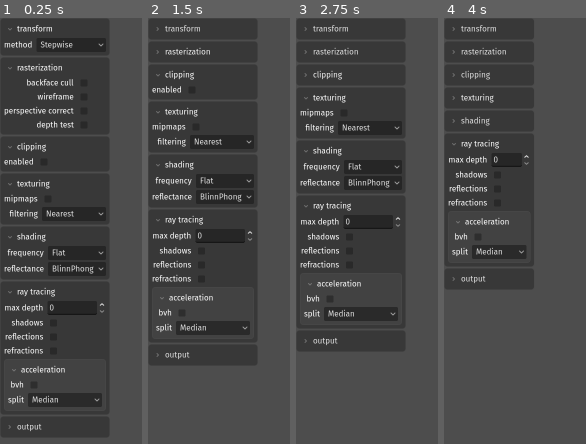
Above: before the commit, frames 1-4 (left to right).
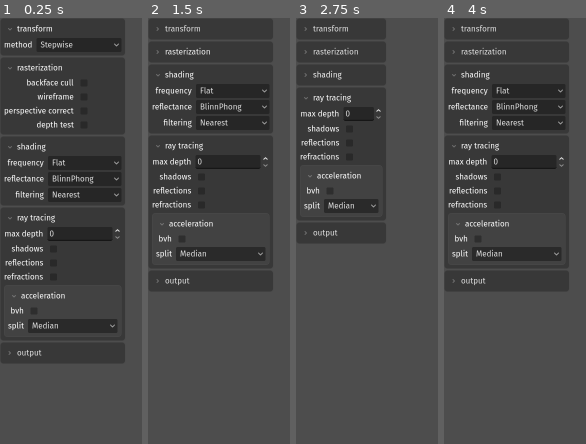
Above: after the commit, the same moments.

Repository: mais-um-vini-vanelli/tcc2
Game: Godot game, scene res://properties/scene_form.tscn
Two runs of this game, one before a commit and one after it. Both use one fixed random seed, a clock stepped at 60 frames per second and the inputs below. This scene is started directly instead of the project's main scene.
Inputs (mouse positions are in pixels of both pictures, inside the frame that each line leads up to):
- Up to frame 1 (0.25 s): no input
- Up to frame 2 (1.5 s): click "transform" at 0.5 s; click "rasterization" at 1.25 s
- Up to frame 3 (2.75 s): click (351, 73) at 2 s, where only the run before the commit has a clickable "clipping"
- Up to frame 4 (4 s): click "shading" at 2.75 s; click (490, 98) at 3.5 s, where only the run before the commit has a clickable "texturing"

The runs differ from the first frame. In frame 1, 11% of the frame differs, in the area x 2-86%, y 4-97%; in frame 2, 11%; in frame 3, 9.4%; in frame 4, 7.8%.

Commit message:
Corrigir API; mover mais uma parte da teoria para docs.

Diff:
--- a/editor/properties/material_section.tscn
+++ b/editor/properties/material_section.tscn
@@ -351,4 +351,4 @@
 min_value = 1.0
 max_value = 3.0
 step = 0.01
-value = 1.0
+value = 1.5
--- a/editor/properties/scene_form.gd
+++ b/editor/properties/scene_form.gd
@@ -8,13 +8,9 @@
 	bind(%perspective_correct, node, &"perspective_correct")
 	bind(%depth_test, node, &"depth_test")
 
-	bind(%clipping_enabled, node, &"clipping_enabled")
-
-	bind(%mipmaps, node, &"mipmaps")
-	bind(%filtering, node, &"filtering")
-
 	bind(%shading_frequency, node, &"shading_frequency")
 	bind(%reflectance_model, node, &"reflectance_model")
+	bind(%filtering, node, &"filtering")
 
 	bind(%max_depth, node, &"max_depth")
 	bind(%shadows, node, &"shadows")
@@ -26,7 +22,6 @@
 
 	bind(%width, node, &"width")
 	bind(%height, node, &"height")
-	bind(%background_enabled, node, &"background_enabled")
 	bind(%background, node, &"background")
 	bind(%exposure, node, &"exposure")
 	bind(%tonemap, node, &"tonemap")
--- a/editor/properties/scene_form.tscn
+++ b/editor/properties/scene_form.tscn
@@ -121,102 +121,6 @@
 layout_mode = 2
 size_flags_horizontal = 0
 
-[node name="Clipping" type="PanelContainer" parent="." unique_id=1770694223]
-layout_mode = 2
-theme_override_styles/panel = ExtResource("2_l766n")
-script = ExtResource("3_mnwxo")
-
-[node name="Stack" type="VBoxContainer" parent="Clipping" unique_id=860160816]
-layout_mode = 2
-theme_override_constants/separation = 4
-
-[node name="Header" type="Button" parent="Clipping/Stack" unique_id=692633822]
-layout_mode = 2
-focus_mode = 0
-theme_override_constants/h_separation = 6
-toggle_mode = true
-button_pressed = true
-text = "clipping"
-flat = true
-alignment = 0
-
-[node name="Body" type="VBoxContainer" parent="Clipping/Stack" unique_id=987272862]
-layout_mode = 2
-theme_override_constants/separation = 4
-
-[node name="Rows" type="GridContainer" parent="Clipping/Stack/Body" unique_id=1741509112]
-layout_mode = 2
-theme_override_constants/h_separation = 8
-theme_override_constants/v_separation = 4
-columns = 2
-
-[node name="ClippingEnabledLabel" type="Label" parent="Clipping/Stack/Body/Rows" unique_id=336728617]
-layout_mode = 2
-text = "enabled"
-horizontal_alignment = 2
-
-[node name="clipping_enabled" type="CheckBox" parent="Clipping/Stack/Body/Rows" unique_id=402968822]
-unique_name_in_owner = true
-layout_mode = 2
-size_flags_horizontal = 0
-
-[node name="Texturing" type="PanelContainer" parent="." unique_id=874125753]
-layout_mode = 2
-theme_override_styles/panel = ExtResource("2_l766n")
-script = ExtResource("3_mnwxo")
-
-[node name="Stack" type="VBoxContainer" parent="Texturing" unique_id=826656260]
-layout_mode = 2
-theme_override_constants/separation = 4
-
-[node name="Header" type="Button" parent="Texturing/Stack" unique_id=599121849]
-layout_mode = 2
-focus_mode = 0
-theme_override_constants/h_separation = 6
-toggle_mode = true
-button_pressed = true
-text = "texturing"
-flat = true
-alignment = 0
-
-[node name="Body" type="VBoxContainer" parent="Texturing/Stack" unique_id=150675984]
-layout_mode = 2
-theme_override_constants/separation = 4
-
-[node name="Rows" type="GridContainer" parent="Texturing/Stack/Body" unique_id=1275381526]
-layout_mode = 2
-theme_override_constants/h_separation = 8
-theme_override_constants/v_separation = 4
-columns = 2
-
-[node name="MipmapsLabel" type="Label" parent="Texturing/Stack/Body/Rows" unique_id=1679849871]
-layout_mode = 2
-text = "mipmaps"
-horizontal_alignment = 2
-
-[node name="mipmaps" type="CheckBox" parent="Texturing/Stack/Body/Rows" unique_id=1324664002]
-unique_name_in_owner = true
-layout_mode = 2
-size_flags_horizontal = 0
-
-[node name="FilteringLabel" type="Label" parent="Texturing/Stack/Body/Rows" unique_id=2051920277]
-layout_mode = 2
-text = "filtering"
-horizontal_alignment = 2
-
-[node name="filtering" type="OptionButton" parent="Texturing/Stack/Body/Rows" unique_id=809517507]
-unique_name_in_owner = true
-layout_mode = 2
-size_flags_horizontal = 3
-selected = 0
-item_count = 3
-popup/item_0/text = "Nearest"
-popup/item_0/id = 0
-popup/item_1/text = "Bilinear"
-popup/item_1/id = 1
-popup/item_2/text = "Trilinear"
-popup/item_2/id = 2
-
 [node name="Shading" type="PanelContainer" parent="." unique_id=917561160]
 layout_mode = 2
 theme_override_styles/panel = ExtResource("2_l766n")
@@ -278,6 +182,26 @@
 popup/item_0/text = "BlinnPhong"
 popup/item_0/id = 0
 
+[node name="FilteringLabel" type="Label" parent="Shading/Stack/Body/Rows" unique_id=2051920277]
+layout_mode = 2
+text = "filtering"
+horizontal_alignment = 2
+
+[node name="filtering" type="OptionButton" parent="Shading/Stack/Body/Rows" unique_id=809517507]
+unique_name_in_owner = true
+layout_mode = 2
+size_flags_horizontal = 3
+selected = 0
+item_count = 4
+popup/item_0/text = "Nearest"
+popup/item_0/id = 0
+popup/item_1/text = "Bilinear"
+popup/item_1/id = 1
+popup/item_2/text = "MipmapBilinear"
+popup/item_2/id = 2
+popup/item_3/text = "Trilinear"
+popup/item_3/id = 3
+
 [node name="RayTracing" type="PanelContainer" parent="." unique_id=214985006]
 layout_mode = 2
 theme_override_styles/panel = ExtResource("2_l766n")
@@ -461,16 +385,6 @@
 value = 1.0
 rounded = true
 
-[node name="BackgroundEnabledLabel" type="Label" parent="Output/Stack/Body/Rows" unique_id=86972473]
-layout_mode = 2
-text = "background enabled"
-horizontal_alignment = 2
-
-[node name="background_enabled" type="CheckBox" parent="Output/Stack/Body/Rows" unique_id=1347980473]
-unique_name_in_owner = true
-layout_mode = 2
-size_flags_horizontal = 0
-
 [node name="BackgroundLabel" type="Label" parent="Output/Stack/Body/Rows" unique_id=655665969]
 layout_mode = 2
 text = "background"
--- a/editor/tcc2_export.gd
+++ b/editor/tcc2_export.gd
@@ -698,16 +698,11 @@
 	return copy
 
 func _parameters(scene: Tcc2Scene) -> Dictionary:
-	const FILTERING := ["nearest", "bilinear", "trilinear"]
+	const FILTERING := ["nearest", "bilinear", "mipmap_bilinear", "trilinear"]
 	const FREQUENCY := ["flat", "gouraud", "phong"]
 	const REFLECTANCE := ["blinn_phong"]
 	const SPLIT := ["median", "sah"]
 	const TONEMAP := ["none", "reinhard"]
-
-	var background = null
-
-	if scene.background_enabled:
-		background = _linear(scene.background)
 
 	return {
 		"transform": {"method": "stepwise"},
@@ -717,14 +712,10 @@
 			"perspective_correct": scene.perspective_correct,
 			"depth_test": scene.depth_test,
 		},
-		"clipping": {"enabled": scene.clipping_enabled},
-		"texturing": {
-			"mipmaps": scene.mipmaps,
-			"filtering": FILTERING[scene.filtering],
-		},
 		"shading": {
 			"frequency": FREQUENCY[scene.shading_frequency],
 			"reflectance": REFLECTANCE[scene.reflectance_model],
+			"filtering": FILTERING[scene.filtering],
 		},
 		"ray_tracing": {
 			"max_depth": scene.max_depth,
@@ -739,7 +730,7 @@
 		"output": {
 			"width": scene.width,
 			"height": scene.height,
-			"background": background,
+			"background": _linear(scene.background),
 			"exposure": scene.exposure,
 			"tonemap": TONEMAP[scene.tonemap],
 		},
--- a/editor/tcc2_import.gd
+++ b/editor/tcc2_import.gd
@@ -272,19 +272,14 @@
 		scene.perspective_correct)
 	scene.depth_test = raster.get("depth_test", scene.depth_test)
 
-	scene.clipping_enabled = preset.get("clipping", {}) \
-		.get("enabled", scene.clipping_enabled)
-
-	var texturing: Dictionary = preset.get("texturing", {})
-	scene.mipmaps = texturing.get("mipmaps", scene.mipmaps)
-	scene.filtering = pick.call(["nearest", "bilinear", "trilinear"],
-		texturing.get("filtering"), scene.filtering)
-
 	var shading: Dictionary = preset.get("shading", {})
 	scene.shading_frequency = pick.call(["flat", "gouraud", "phong"],
 		shading.get("frequency"), scene.shading_frequency)
 	scene.reflectance_model = pick.call(["blinn_phong"],
 		shading.get("reflectance"), scene.reflectance_model)
+	scene.filtering = pick.call(
+		["nearest", "bilinear", "mipmap_bilinear", "trilinear"],
+		shading.get("filtering"), scene.filtering)
 
 	var tracing: Dictionary = preset.get("ray_tracing", {})
 	scene.max_depth = int(tracing.get("max_depth", scene.max_depth))
@@ -305,9 +300,8 @@
 		scene.tonemap)
 
 	var background = output.get("background")
-	scene.background_enabled = background != null
-
-	if background != null and background is Array and background.size() >= 3:
+
+	if background is Array and background.size() >= 3:
 		scene.background = Color(background[0], background[1], background[2]).linear_to_srgb()
 
 	return true
--- a/editor/tcc2_material.gd
+++ b/editor/tcc2_material.gd
@@ -38,7 +38,7 @@
 		transparency = value
 		changed.emit()
 
-var refractive_index: float = 1.0:
+var refractive_index: float = 1.5:
 	set(value):
 		refractive_index = value
 		changed.emit()
--- a/editor/tcc2_scene.gd
+++ b/editor/tcc2_scene.gd
@@ -1,7 +1,7 @@
 class_name Tcc2Scene extends Tcc2Node
 
 enum TransformMethod {STEPWISE}
-enum Filtering {NEAREST, BILINEAR, TRILINEAR}
+enum Filtering {NEAREST, BILINEAR, MIPMAP_BILINEAR, TRILINEAR}
 enum ShadingFrequency {FLAT, GOURAUD, PHONG}
 enum ReflectanceModel {BLINN_PHONG}
 enum BvhSplit {MEDIAN, SAH}
@@ -16,16 +16,10 @@
 var perspective_correct := true
 var depth_test := true
 
-# ClippingOptions
-var clipping_enabled := true
-
-# TextureOptions
-var mipmaps := true
-var filtering := Filtering.TRILINEAR
-
 # ShadingOptions
 var shading_frequency := ShadingFrequency.PHONG
 var reflectance_model := ReflectanceModel.BLINN_PHONG
+var filtering := Filtering.TRILINEAR
 
 # RayTracingOptions
 var max_depth := 5
@@ -40,7 +34,6 @@
 # OutputOptions
 var width := 800
 var height := 600
-var background_enabled := true
 var background := Color.BLACK
 var exposure := 1.0
 var tonemap := Tonemap.NONE
Not shown, added: docs/fundamentos/camera.md
Not shown, changed: docs/index.md
Not shown, added: docs/rasterizacao/frustum-e-recorte.md
Not shown, added: docs/rasterizacao/projecao.md
Not shown, added: docs/rasterizacao/triangulo.md
Not shown, added: docs/raytracing/bvh.md
Not shown, added: docs/raytracing/geracao-de-raios.md
Not shown, changed: docs/raytracing/index.md
Not shown, added: docs/raytracing/intersecoes.md
Not shown, added: docs/raytracing/reflexao-e-refracao.md
Not shown, added: docs/raytracing/whitted.md
Not shown, changed: examples/formato.rs
(and 12 more such lines)
